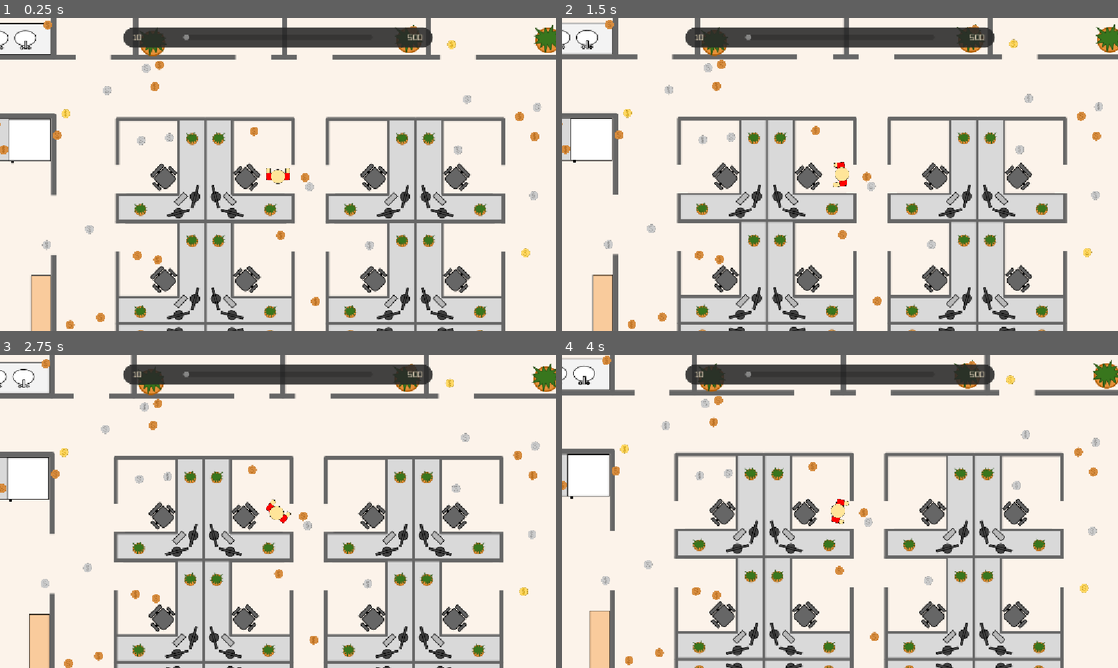
Above: before the commit, frames 1-4 (two rows, left to right).
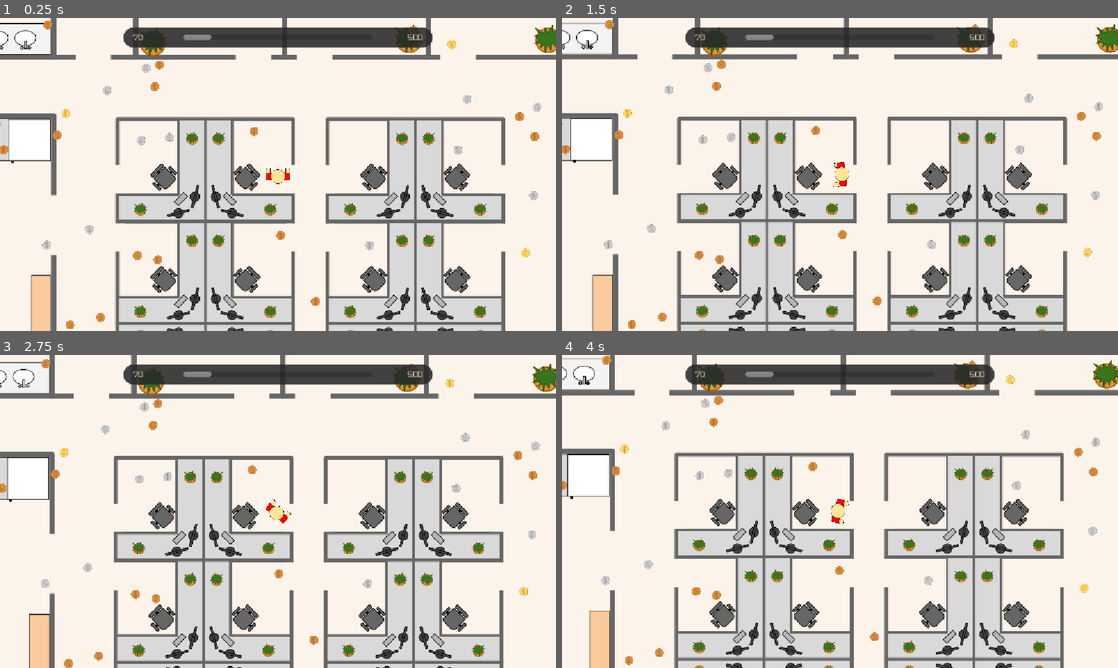
Above: after the commit, the same moments.

Repository: Justin-Hulme/GMTK_2026
Game: Godot game, scene res://Player/player_script.tscn
Two runs of this game, one before a commit and one after it. Both use one fixed random seed, a clock stepped at 60 frames per second and the inputs below.
Inputs (mouse positions are in pixels of both pictures, inside the frame that each line leads up to):
- Up to frame 1 (0.25 s): no input
- Up to frame 2 (1.5 s): tap Enter at 0.5 s; move the mouse to (962, 158) at 0.52 s; click (962, 158) at 0.67 s; tap Space at 1.25 s; move the mouse to (728, 190) at 1.27 s; click (728, 190) at 1.42 s
- Up to frame 3 (2.75 s): tap Enter at 2 s; move the mouse to (333, 442) at 2.02 s; click (333, 442) at 2.17 s
- Up to frame 4 (4 s): tap Space at 2.75 s; move the mouse to (812, 574) at 2.77 s; click (812, 574) at 2.92 s; tap Enter at 3.5 s; move the mouse to (1006, 558) at 3.52 s; click (1006, 558) at 3.67 s

The runs differ from the first frame. In frame 1, 0.2% of the frame differs, in the area x 23-57%, y 5-56%; in frame 2, 0.2%; in frame 3, 0.2%; in frame 4, 0.2%.

Commit message:
added in a magnet powerup

Diff:
--- a/Coin/coin.gd
+++ b/Coin/coin.gd
@@ -1,6 +1,9 @@
 extends Area2D
 
 @export var value := 1
+
+var magnet_target: Node2D = null
+@export var magnet_speed := 500
 
 signal coin_picked_up(new_amount)
 
@@ -14,6 +17,18 @@
 		coin_picked_up.emit(body.get_score())
 		queue_free()
 
+func _on_area_entered(area):
+	if area.is_in_group("magnet"):
+		magnet_target = area
+
+func _on_area_exited(area):
+	if area.is_in_group("magnet"):
+		magnet_target = null
+
 # Called every frame. 'delta' is the elapsed time since the previous frame.
 func _process(delta: float) -> void:
-	pass
+	if magnet_target:
+		global_position  = global_position.move_toward(
+			magnet_target.global_position,
+			magnet_speed * delta
+		)
--- a/Coin/coin_copper.tscn
+++ b/Coin/coin_copper.tscn
@@ -16,3 +16,7 @@
 [node name="CollisionShape2D" type="CollisionShape2D" parent="." unique_id=227931589]
 scale = Vector2(0.99999994, 0.99999994)
 shape = SubResource("CircleShape2D_e76su")
+
+[connection signal="area_entered" from="." to="." method="_on_area_entered"]
+[connection signal="area_exited" from="." to="." method="_on_area_exited"]
+[connection signal="body_entered" from="." to="." method="_on_body_entered"]
--- a/Coin/coin_gold.tscn
+++ b/Coin/coin_gold.tscn
@@ -8,6 +8,7 @@
 [node name="Coin_gold" type="Area2D" unique_id=789190111]
 script = ExtResource("1_04ryc")
 value = 100
+magnet_speed = 100
 
 [node name="Sprite2D" type="Sprite2D" parent="." unique_id=1436478721]
 scale = Vector2(0.3125, 0.3125)
@@ -16,3 +17,7 @@
 [node name="CollisionShape2D" type="CollisionShape2D" parent="." unique_id=227931589]
 scale = Vector2(0.99999994, 0.99999994)
 shape = SubResource("CircleShape2D_e76su")
+
+[connection signal="area_entered" from="." to="." method="_on_area_entered"]
+[connection signal="area_exited" from="." to="." method="_on_area_exited"]
+[connection signal="body_entered" from="." to="." method="_on_body_entered"]
--- a/Coin/coin_silver.tscn
+++ b/Coin/coin_silver.tscn
@@ -8,6 +8,7 @@
 [node name="Coin_silver" type="Area2D" unique_id=789190111]
 script = ExtResource("1_04ryc")
 value = 50
+magnet_speed = 200
 
 [node name="Sprite2D" type="Sprite2D" parent="." unique_id=1436478721]
 scale = Vector2(0.3125, 0.3125)
@@ -16,3 +17,7 @@
 [node name="CollisionShape2D" type="CollisionShape2D" parent="." unique_id=227931589]
 scale = Vector2(0.99999994, 0.99999994)
 shape = SubResource("CircleShape2D_e76su")
+
+[connection signal="area_entered" from="." to="." method="_on_area_entered"]
+[connection signal="area_exited" from="." to="." method="_on_area_exited"]
+[connection signal="body_entered" from="." to="." method="_on_body_entered"]
--- a/Player/player.tscn
+++ b/Player/player.tscn
@@ -59,6 +59,9 @@
 corner_radius_top_right = 20
 corner_radius_bottom_right = 20
 corner_radius_bottom_left = 20
+
+[sub_resource type="CircleShape2D" id="CircleShape2D_e76su"]
+radius = 80.0
 
 [node name="Player" type="CharacterBody2D" unique_id=1632784472]
 script = ExtResource("1_fhl08")
@@ -142,3 +145,8 @@
 theme = ExtResource("8_od3ui")
 text = "$0"
 horizontal_alignment = 2
+
+[node name="Area2D" type="Area2D" parent="." unique_id=1845861263 groups=["magnet"]]
+
+[node name="Magnet" type="CollisionShape2D" parent="Area2D" unique_id=762164634 groups=["magnet"]]
+shape = SubResource("CircleShape2D_e76su")
